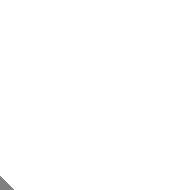
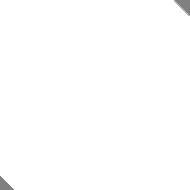
Layers edited between the first and the second 190 x 190 image:
painted on "Layer 1" over left=174, top=0, right=190, bottom=16
